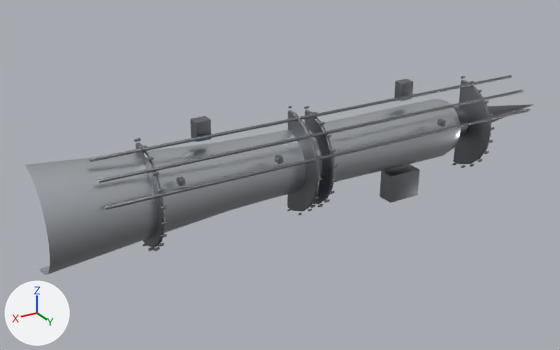
What one commit did to the glTF model app/static/models/jet_engine_scramjet.glb.
The view is the same before and after, from a camera (50 mm lens) standing at (6.46, 6.25, 2.98) and looking at (2.64, -0.11, -0.2). The axes (+X, +Y, +Z) are drawn at lower left. The lights are the same throughout. The first picture is the older version.

The older version as bpy lines, for what is in view:
```python
me_engine_detail = bpy.data.meshes.new('Engine_Detail')
me_engine_detail.from_pydata(...)  # 5432 vertices, 10502 faces; spans x -0.3..4.7, y 0.0..0.58, z -0.7..0.64
me_engine_detail.materials.append(mat_m_detail)  # grey #8e9095
me_sj_cowl = bpy.data.meshes.new('SJ_Cowl')
me_sj_cowl.from_pydata(...)  # 392 vertices, 672 faces; spans x 0.55..5.2, y 0.0..0.5, z -0.5..0.5
me_sj_cowl.materials.append(mat_m_metal)  # light grey #ced3d8
me_sj_spike = bpy.data.meshes.new('SJ_Spike')
me_sj_spike.from_pydata(...)  # 480 vertices, 768 faces; spans x -0.95..1.5, y -0.26..0.26, z -0.26..0.26
me_sj_spike.materials.append(mat_m_spinner)  # dark grey #65656c
ob_engine_detail = bpy.data.objects.new('Engine_Detail', me_engine_detail)
ob_engine_detail.location = (0.0, 0.0, 0.0)
ob_sj_cowl = bpy.data.objects.new('SJ_Cowl', me_sj_cowl)
ob_sj_cowl.location = (0.0, 0.0, 0.0)
ob_sj_spike = bpy.data.objects.new('SJ_Spike', me_sj_spike)
ob_sj_spike.location = (0.0, 0.0, 0.0)
```
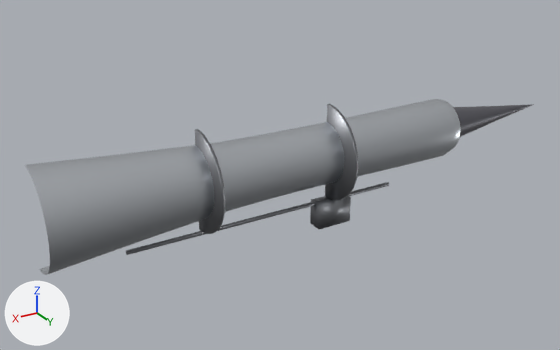
The change in detail:
me_engine_detail is used by ob_engine_detail; location (0.0, 0.0, 0.0).
me_engine_detail had 5432 vertices, 10502 faces and spanned x -0.3..4.7, y 0.0..0.58, z -0.7..0.64.
me_engine_detail now has 108 vertices, 194 faces and spans x 1.34..4.41, y 0.0..0.52, z -0.79..0.52.
me_engine_detail part 1: a new loose piece, a 24-sided cylinder along x spanning x 1.341..4.41, y 0.038..0.082, z -0.552..-0.508, in mat_m_detail (grey #8e9095).
me_engine_detail part 2: a new loose piece of 26 vertices spanning x 2.11..2.15, y 0.0..0.52, z -0.52..0.52, in mat_m_detail (grey #8e9095).
me_engine_detail part 3: a new loose piece of 26 vertices spanning x 3.6..3.64, y 0.0..0.52, z -0.52..0.52, in mat_m_detail (grey #8e9095).
me_engine_detail part 4: the loose piece of 108 vertices spanning x -0.3..4.7, y 0.47..0.5, z 0.16..0.19 is deleted.
me_engine_detail part 5: the loose piece of 108 vertices spanning x -0.3..4.7, y 0.15..0.18, z 0.48..0.51 is deleted.
me_engine_detail part 6: 1868 vertices removed from x -0.3..4.7, y 0.0..0.54, z -0.7..0.64; 8 vertices added at x 1.93..2.33, y 0.0..0.17, z -0.79..-0.51.
Other edits to the shape of me_engine_detail do not show in these pictures.

Boxes [x1, y1, x2, y2] around the edits, measured in the pictures (560 x 350 px):
'Engine_Detail', reshaped (40% narrower, 14% shorter): before [89, 75, 530, 251]; after [126, 104, 389, 255]
part 1 of me_engine_detail, added: after [126, 182, 389, 255]
part 2 of me_engine_detail, added: after [325, 104, 358, 200]
part 3 of me_engine_detail, added: after [195, 129, 225, 234]
part 4 of me_engine_detail, deleted: before [105, 109, 530, 209]
part 5 of me_engine_detail, deleted: before [89, 75, 512, 162]
part 6 of me_engine_detail, cut back: before [98, 76, 523, 248]; after [310, 196, 351, 229]
